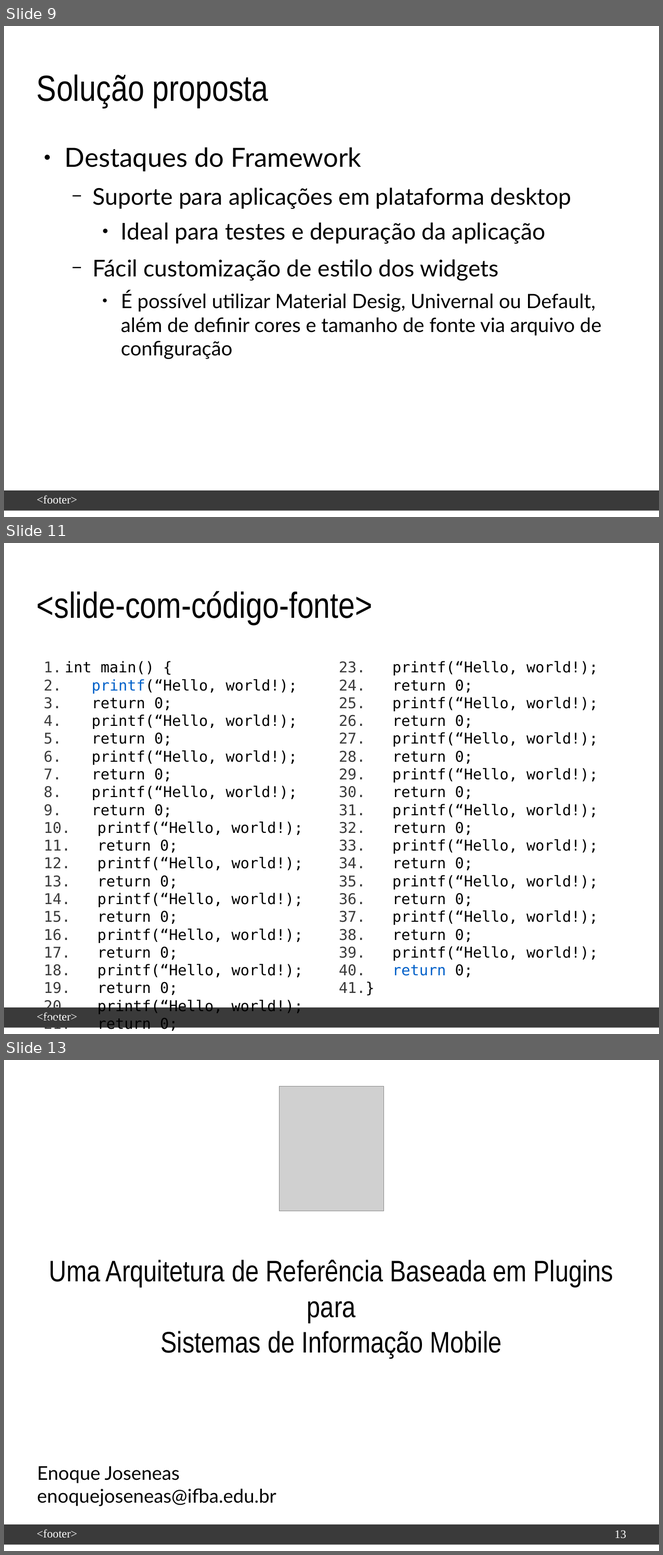
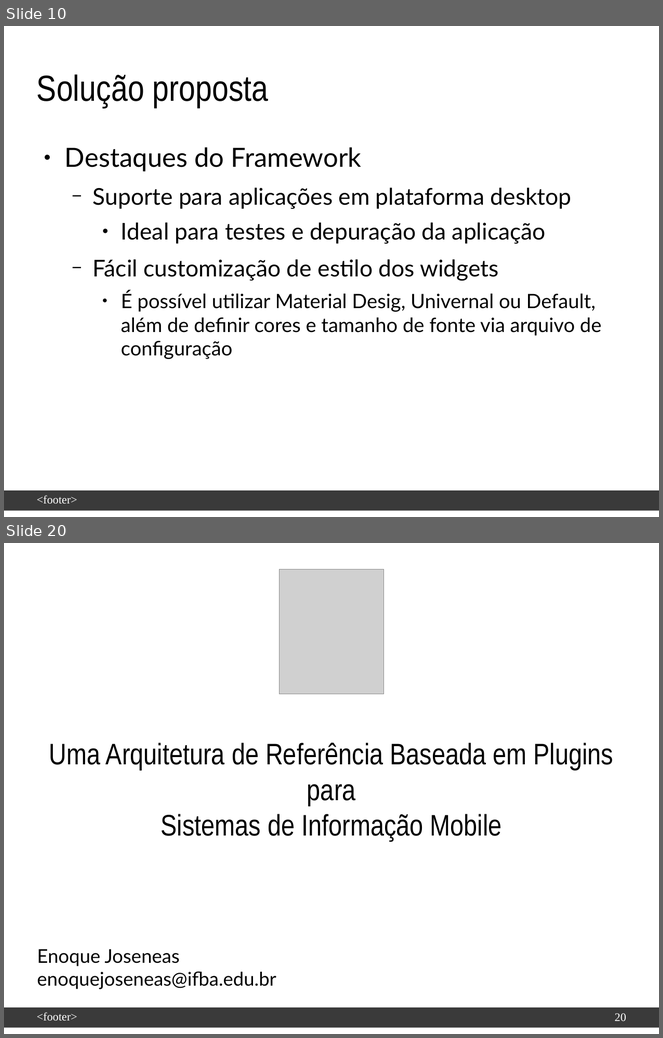
Before and after one commit to enoquesantos/tcc-latex, a slide deck: slide-defesa/Apresentação-EnoqueJoseneas.odp. Shown one above the other, each under a label of ours: slides 9, 11 and 13 before the commit, slides 10 and 20 after it; the slides between them are not shown. The pictures are 663x1555 and 663x1038 pixels, drawn with LibreOffice and Linux fonts; fonts in the diff are those of the drawing; grey boxes stand for pictures; background and template pictures are left out. Boxes give left, top, right and bottom in pixels: in the first picture for what was removed or moved away, otherwise in the second. Text is boxed around its words. In the diff, an @@ line names an element or a change of style, - is before the commit and + after.

```diff
--- a/slide-defesa/Apresentação-EnoqueJoseneas.odp
+++ b/slide-defesa/Apresentação-EnoqueJoseneas.odp
@@ slide 11 removed at bbox=[4, 543, 659, 1034], background #FFFFFF; not listed: 2 template elements that a slide beside it also shows @@
@@ title removed at bbox=[37, 591, 373, 625] @@
-<slide-com-código-fonte>
@@ text removed at bbox=[65, 661, 304, 1032] @@
-1. int main() {
-2. printf(“Hello, world!);
-3. return 0;
-4. printf(“Hello, world!);
-5. return 0;
-6. printf(“Hello, world!);
-7. return 0;
-8. printf(“Hello, world!);
-9. return 0;
-10. printf(“Hello, world!);
-11. return 0;
-12. printf(“Hello, world!);
-13. return 0;
-14. printf(“Hello, world!);
-15. return 0;
-16. printf(“Hello, world!);
-17. return 0;
-18. printf(“Hello, world!);
-19. return 0;
-20. printf(“Hello, world!);
-21. return 0;
-22. printf(“Hello, world!);
@@ text removed at bbox=[392, 661, 598, 978] @@
-23. printf(“Hello, world!);
-24. return 0;
-25. printf(“Hello, world!);
-26. return 0;
-27. printf(“Hello, world!);
-28. return 0;
-29. printf(“Hello, world!);
-30. return 0;
-31. printf(“Hello, world!);
-32. return 0;
-33. printf(“Hello, world!);
-34. return 0;
-35. printf(“Hello, world!);
-36. return 0;
-37. printf(“Hello, world!);
-38. return 0;
-39. printf(“Hello, world!);
-40. return 0;
-41. }
@@ what was slide 9 is now slide 10 @@
@@ what was slide 13 is now slide 20 @@
@@ page number at bbox=[615, 1014, 626, 1021]: text changed @@
-13
+20
```
Also in this commit, not shown: 7 slides changed, 9 slides added, 1 other slide removed, 1 other file.
